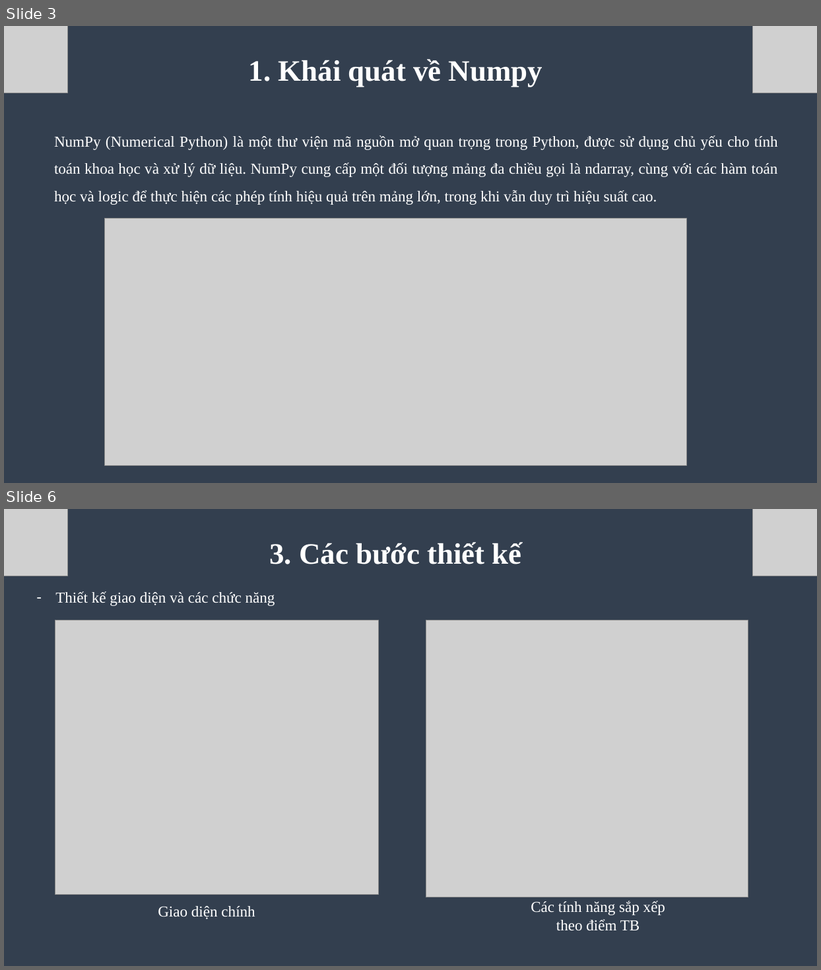
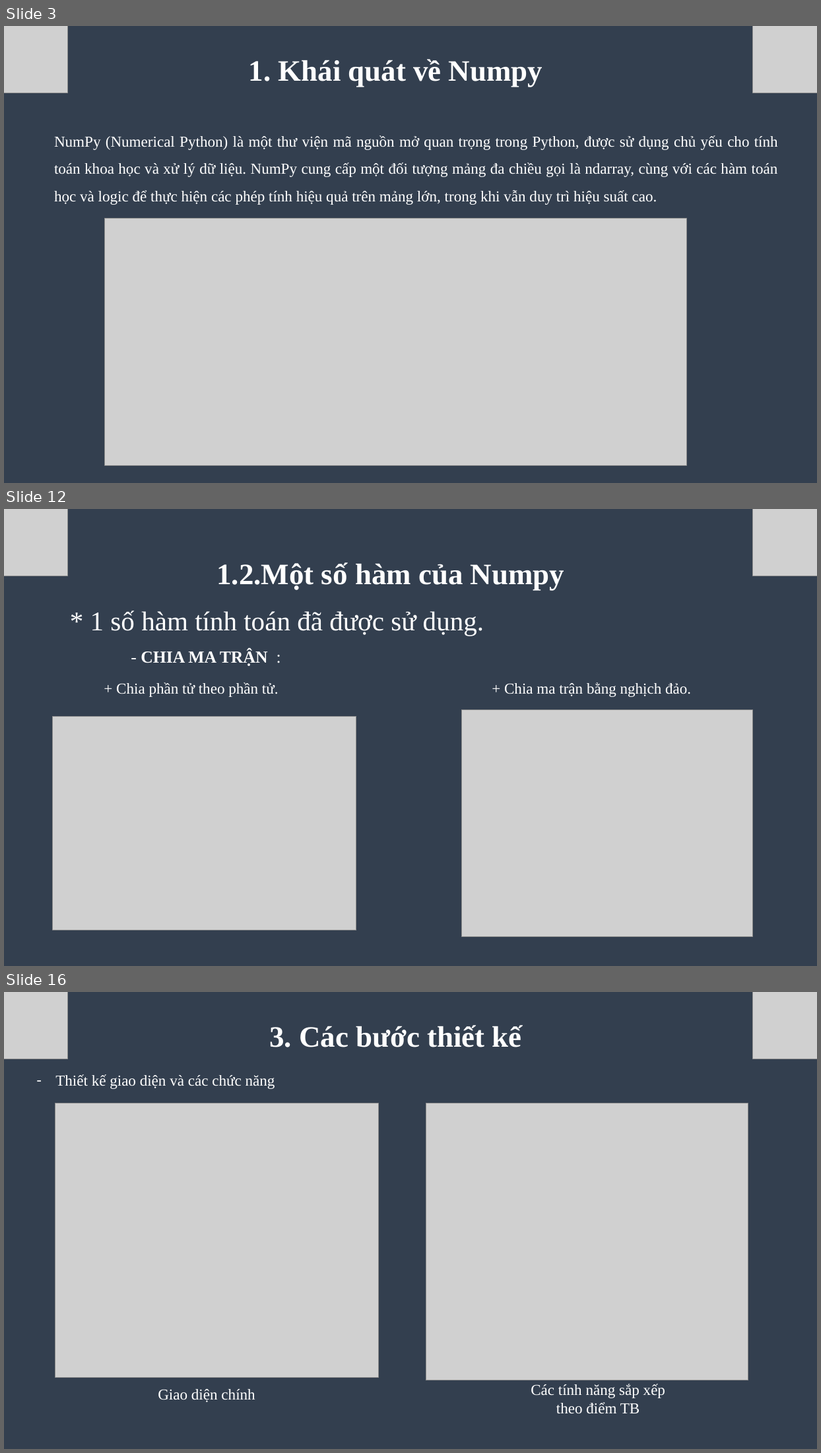
Before and after one commit to Toilaminh03/Numpy_PMMNM, a slide deck: tuan2.pptx. Shown one above the other, each under a label of ours: slides 3 and 6 before the commit, slides 3, 12 and 16 after it; the slides between them are not shown. The pictures are 821x970 and 821x1453 pixels, drawn with LibreOffice and Linux fonts; fonts in the diff are those of the drawing; grey boxes stand for pictures. Boxes give left, top, right and bottom in pixels: in the first picture for what was removed or moved away, otherwise in the second. Text is boxed around its words. In the diff, an @@ line names an element or a change of style, - is before the commit and + after.

Commit message:
Final Numpy

```diff
--- a/tuan2.pptx
+++ b/tuan2.pptx
@@ slide 12 added at (4, 509, 817, 966), background #333F50 @@
@@ picture added at (4, 509, 68, 576) @@
@@ picture added at (753, 509, 817, 576) @@
@@ text added at (217, 562, 564, 591), 35 pt, text #FFFFFF, bold @@
+1.2.Một số hàm của Numpy
@@ text added at (90, 611, 484, 666), 32 pt, text #FFFFFF @@
+* 1 số hàm tính toán đã được sử dụng.
+- CHIA MA TRẬN :
@@ text added at (116, 683, 279, 697), 18 pt, text #FFFFFF @@
++ Chia phần tử theo phần tử.
@@ text added at (504, 683, 691, 697), 18 pt, text #FFFFFF @@
++ Chia ma trận bằng nghịch đảo.
@@ picture added at (53, 716, 356, 931) @@
@@ picture added at (461, 710, 753, 937) @@
@@ what was slide 6 is now slide 16 @@
```
Also in this commit, not shown: 3 slides changed, 9 other slides added.
